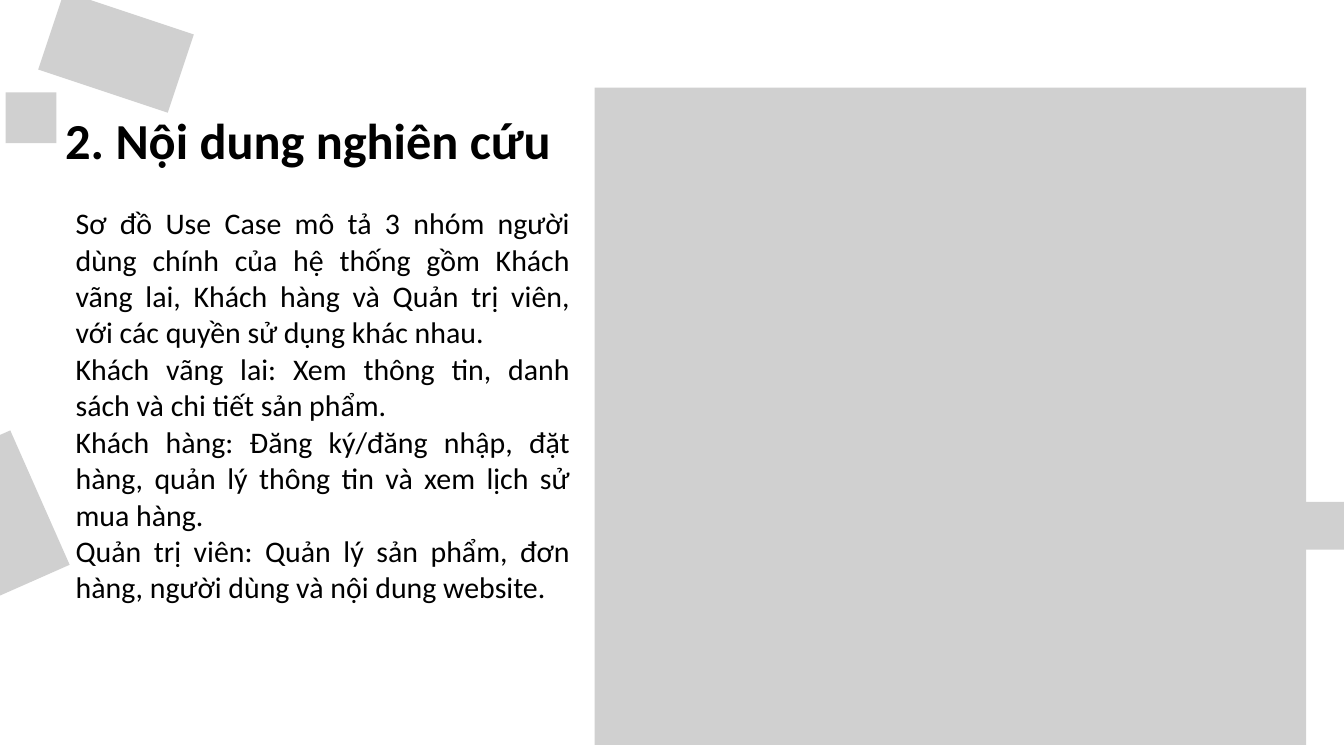
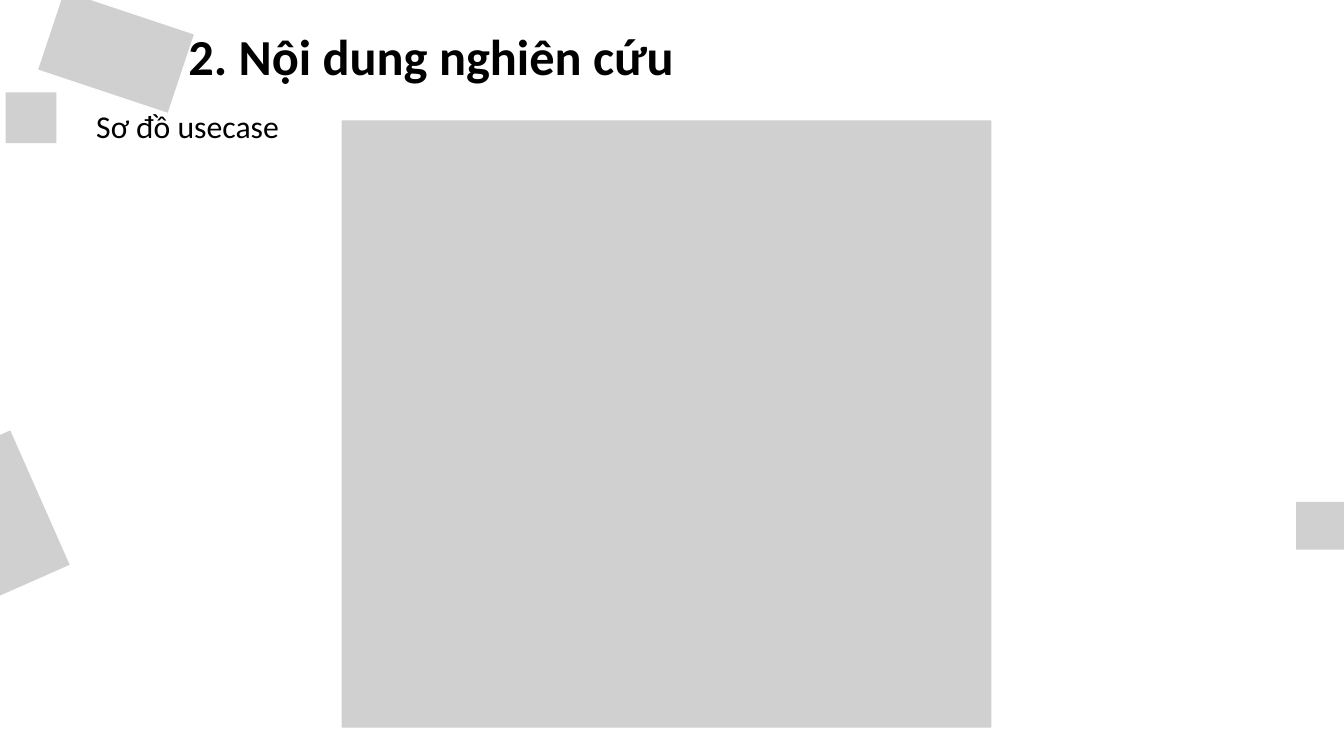
Before and after one commit to 1ThaoVy/CHUYENNGANH, a slide deck: slide 6 of word-slide-poster/slide.pptx. Drawn at 1344x756 pixels with LibreOffice and Linux fonts; fonts in the diff are those of the drawing; grey boxes stand for pictures; background and template pictures are left out. Boxes give left, top, right and bottom in pixels: in the first picture for what was removed or moved away, otherwise in the second. Text is boxed around its words. In the diff, an @@ line names an element or a change of style, - is before the commit and + after.

Commit message:
Cập nhật slide báo cáo và poster
- Xóa poster.png cũ không cần thiết
- Cập nhật slide.pptx với nội dung mới nhất
- Hoàn thiện tài liệu trình bày dự án
- Chuẩn bị slide demo cho báo cáo cuối kỳ

```diff
--- a/word-slide-poster/slide.pptx
+++ b/word-slide-poster/slide.pptx
@@ text "2. Nội dung nghiên cứu" rewrapped from (x1=65, y1=123, x2=551, y2=168) to (x1=188, y1=34, x2=674, y2=84) @@
@@ text added at (x1=96, y1=111, x2=279, y2=139), 34 pt, text #000000 @@
+Sơ đồ usecase
@@ picture resized from (x1=595, y1=87, x2=1306, y2=745) to (x1=341, y1=120, x2=991, y2=727) @@
@@ text removed at (x1=76, y1=211, x2=570, y2=603) @@
-Sơ đồ Use Case mô tả 3 nhóm người dùng chính của hệ thống gồm Khách vãng lai, Khách hàng và Quản trị viên, với các quyền sử dụng khác nhau.
-Khách vãng lai: Xem thông tin, danh sách và chi tiết sản phẩm.
-Khách hàng: Đăng ký/đăng nhập, đặt hàng, quản lý thông tin và xem lịch sử mua hàng.
-Quản trị viên: Quản lý sản phẩm, đơn hàng, người dùng và nội dung website.
```
Also in this commit, not shown: 11 other slides changed, 3 slides removed, 1 other file.
